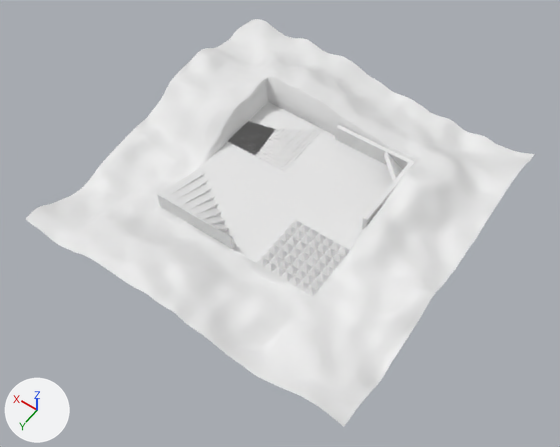
What one commit did to the glTF model assets/playground.glb.
Camera for both pictures: a 50 mm camera at (-95.0, 137.7, 195.9) aimed at (-4.0, 10.2, -4.5). Arrows for +X, +Y and +Z are at lower left; the lights stay in place. Where no turn or scale is listed for an object, it has been applied to the vertices.
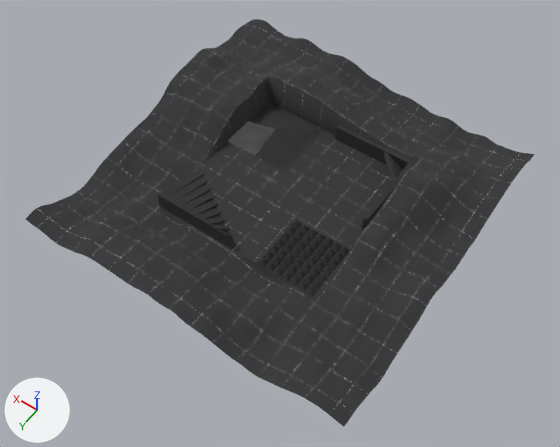
Patch to the scene script:
```diff
--- a/assets/playground.glb.py
+++ b/assets/playground.glb.py
@@ img_texture_08 @@
+img_texture_08 = load_image('texture_08', '_unpacked/texture_08', 1024, 1024, 'sRGB')
@@ img_texture_01 @@
+img_texture_01 = load_image('texture_01', '_unpacked/texture_01', 1024, 1024, 'sRGB')
@@ mat_debug_2 @@
+mat_debug_2 = bpy.data.materials.new('Debug 2')
+# uses the picture img_texture_08
@@ mat_debug @@
+mat_debug = bpy.data.materials.new('Debug')
+# uses the picture img_texture_01
@@ me_plane @@
 me_plane.from_pydata(...)  # 12672 vertices, 24830 faces; spans x -60.0..60.0, y -60.0..60.0, z -4.8..12.5
+me_plane.materials.append(mat_debug)
@@ me_cube_001 @@
 me_cube_001.from_pydata(...)  # 161 vertices, 294 faces; spans x -15.0..6.0, y -6.0..15.0, z 0.0..2.2
+me_cube_001.materials.append(mat_debug_2)
@@ me_cube_006 @@
 me_cube_006.from_pydata(...)  # 16 vertices, 28 faces; spans x -15.0..15.0, y -15.0..15.0, z 0.0..6.0
+me_cube_006.materials.append(mat_debug_2)
@@ me_cube_007 @@
 me_cube_007.from_pydata(...)  # 22 vertices, 43 faces; spans x -14.96..-4.39, y -14.93..-4.39, z 0.0..5.97
+me_cube_007.materials.append(mat_debug_2)
@@ me_cube_002 @@
 me_cube_002.from_pydata(...)  # 6 vertices, 8 faces; spans x 12.0..15.0, y -5.0..15.0, z 0.0..6.0
+me_cube_002.materials.append(mat_debug_2)
@@ me_cube_009 @@
 me_cube_009.from_pydata(...)  # 6 vertices, 8 faces; spans x 9.0..12.0, y -3.0..15.0, z 0.0..6.0
+me_cube_009.materials.append(mat_debug_2)
@@ me_cube_010 @@
 me_cube_010.from_pydata(...)  # 6 vertices, 8 faces; spans x 6.0..9.0, y -1.0..15.0, z 0.0..6.0
+me_cube_010.materials.append(mat_debug_2)
@@ me_cube_011 @@
 me_cube_011.from_pydata(...)  # 6 vertices, 8 faces; spans x 2.99..5.99, y 0.99..14.99, z 0.0..6.0
+me_cube_011.materials.append(mat_debug_2)
@@ me_cube_012 @@
 me_cube_012.from_pydata(...)  # 6 vertices, 8 faces; spans x -0.01..2.99, y 2.99..14.99, z 0.0..6.0
+me_cube_012.materials.append(mat_debug_2)
@@ me_cube_013 @@
 me_cube_013.from_pydata(...)  # 6 vertices, 8 faces; spans x -3.01..-0.01, y 4.99..14.99, z 0.0..6.0
+me_cube_013.materials.append(mat_debug_2)
@@ me_cube_014 @@
 me_cube_014.from_pydata(...)  # 6 vertices, 8 faces; spans x -6.01..-3.01, y 6.99..14.99, z 0.0..6.0
+me_cube_014.materials.append(mat_debug_2)
@@ me_cube_015 @@
 me_cube_015.from_pydata(...)  # 6 vertices, 8 faces; spans x -9.01..-6.01, y 8.99..14.99, z 0.0..6.0
+me_cube_015.materials.append(mat_debug_2)
@@ me_cube_008 @@
 me_cube_008.from_pydata(...)  # 68 vertices, 132 faces; spans x -12.0..0.0, y 0.0..12.0, z -3.0..0.0
+me_cube_008.materials.append(mat_debug_2)
@@ me_cube_020 @@
 me_cube_020.from_pydata(...)  # 68 vertices, 132 faces; spans x 0.0..12.0, y -12.0..0.0, z -3.0..0.0
+me_cube_020.materials.append(mat_debug_2)
@@ me_cube_021 @@
 me_cube_021.from_pydata(...)  # 68 vertices, 132 faces; spans x -12.0..0.0, y -12.0..0.0, z -3.0..0.0
+me_cube_021.materials.append(mat_debug_2)
```

What differs and where, as boxes [x1, y1, x2, y2] in the pictures (560 x 447 px):
'Base', recoloured (white to black): [26, 19, 534, 427] in both
'Cube', recoloured (white to black): [256, 220, 349, 297] in both
'Cube.005', recoloured (white to black): [335, 125, 415, 230] in both
'Cube.007', recoloured (white to black): [255, 130, 304, 171] in both
'Cube.017', recoloured (white to black): [276, 115, 323, 149] in both
'Cube.016', recoloured (white to black): [249, 102, 295, 129] in both
'Cube.001', recoloured (white to black): [158, 169, 205, 210] in both
'Cube.002', recoloured (white to black): [165, 177, 209, 214] in both
'Cube.003', recoloured (white to black): [172, 184, 212, 219] in both
'Cube.004', recoloured (white to black): [179, 192, 215, 223] in both
'Cube.008', recoloured (white to black): [186, 200, 218, 227] in both
'Cube.009', recoloured (white to black): [194, 208, 222, 232] in both
'Cube.006', recoloured (white to black): [384, 152, 402, 181] in both
'Cube.010', recoloured (grey to black): [201, 216, 225, 236] in both
'Cube.011', recoloured (grey to black): [209, 224, 229, 240] in both
